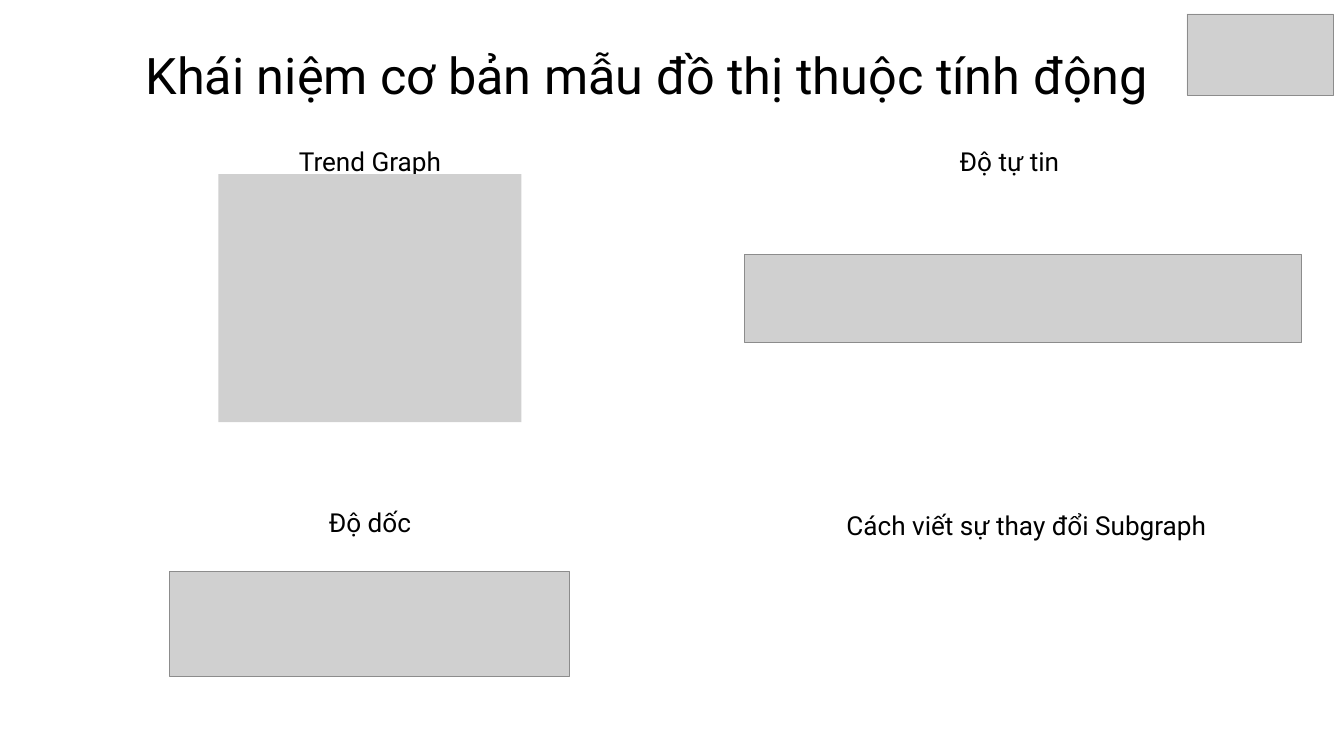
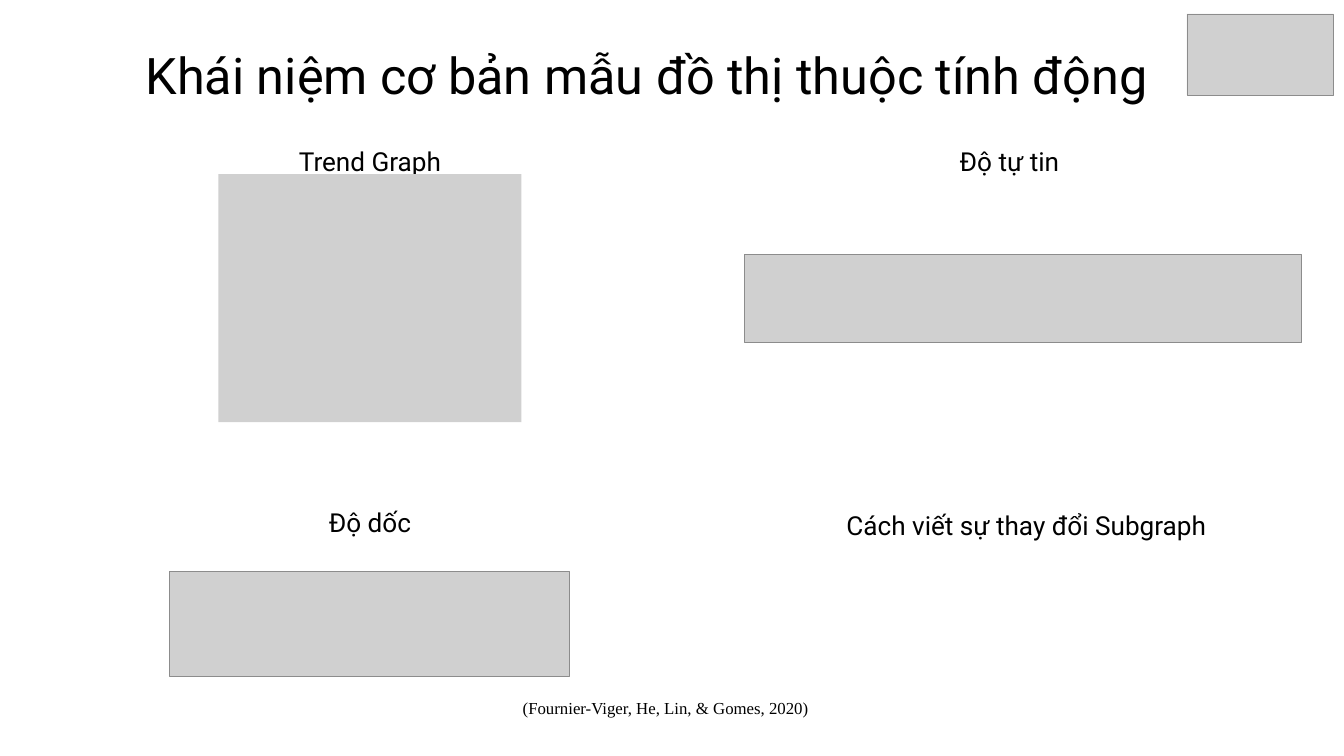
Before and after one commit to OhJiKang/Final-Project-Technology, a slide deck: slide 16 of Docs/PPT.pptx. Drawn at 1344x756 pixels with LibreOffice and Linux fonts; fonts in the diff are those of the drawing; grey boxes stand for pictures. Boxes give left, top, right and bottom in pixels: in the first picture for what was removed or moved away, otherwise in the second. Text is boxed around its words. In the diff, an @@ line names an element or a change of style, - is before the commit and + after.

```diff
--- a/Docs/PPT.pptx
+++ b/Docs/PPT.pptx
@@ text added at bbox=[523, 702, 808, 718], 18 pt, text #000000 @@
+(Fournier-Viger, He, Lin, & Gomes, 2020)
```
Also in this commit, not shown: 9 other slides changed, 2 other files.
